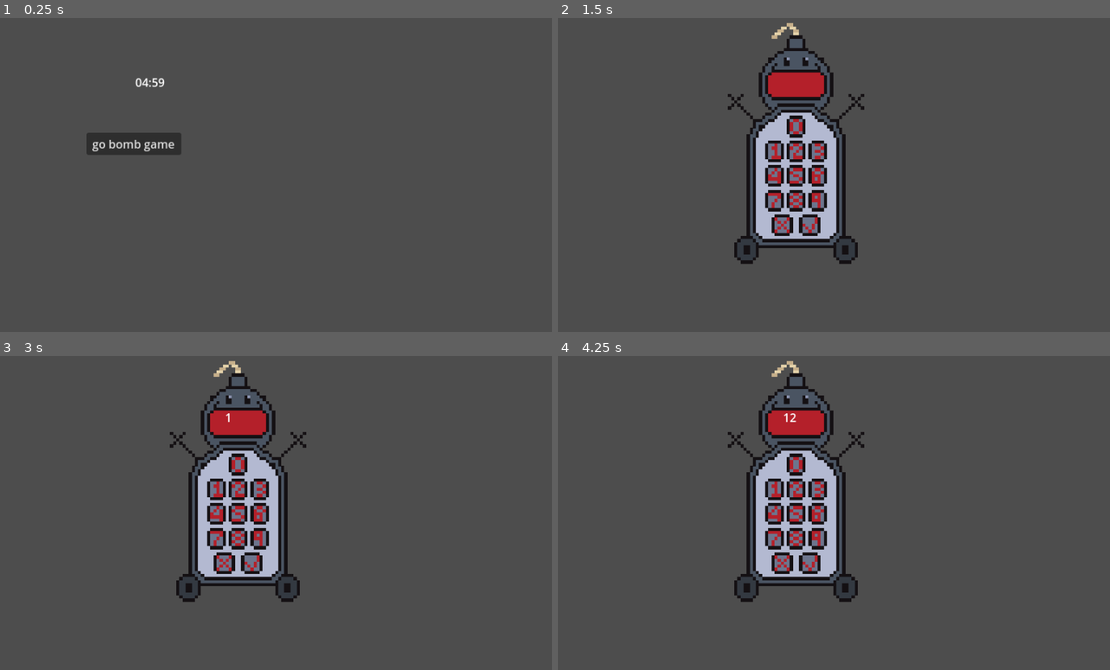
Above: before the commit, frames 1-4 (two rows, left to right).
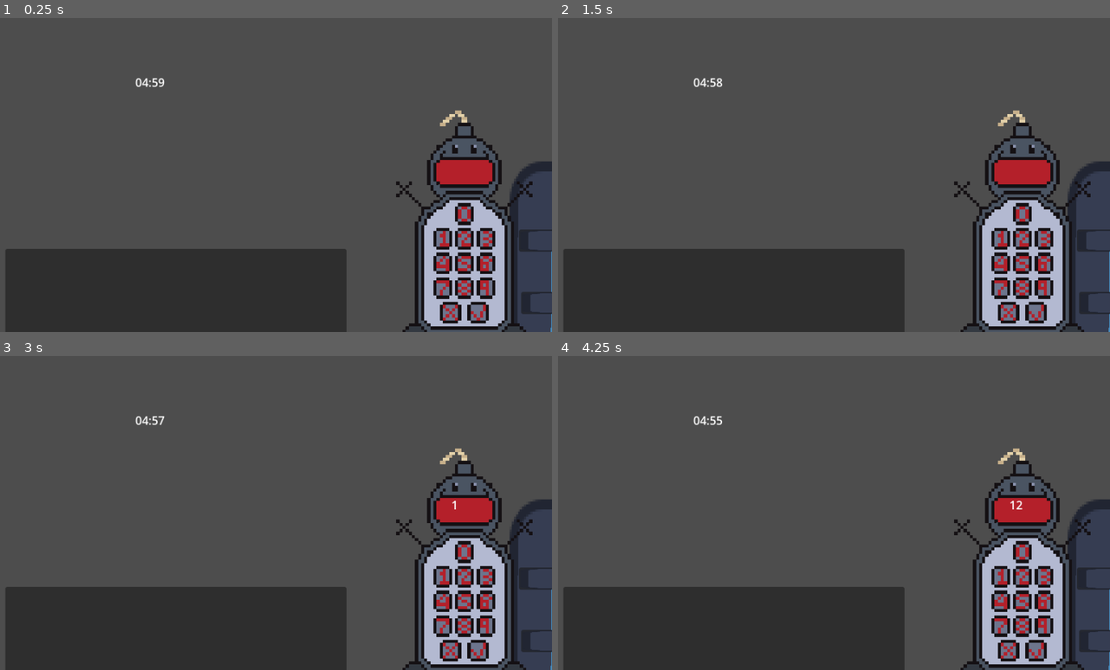
Above: after the commit, the same moments.

Repository: TheMillsheistyoftheEast/T-Minus
Game: Godot game, scene res://scenes/main.tscn
Two runs of this game, one before a commit and one after it. Both use one fixed random seed, a clock stepped at 60 frames per second and the inputs below. This scene is started directly instead of the project's main scene. The engine's default icon, where the game draws it, is replaced by a stand-in: a white triangle on a blue panel in a dark square.
Inputs (mouse positions are in pixels of both pictures, inside the frame that each line leads up to; where the layout moved, square brackets give the same spot in the first picture):
- Up to frame 1 (0.25 s): no input
- Up to frame 2 (1.5 s): click (690, 143) at 0.5 s, where only the run before the commit has a clickable "go bomb game"; click (1038, 313) [811, 225] at 1.25 s
- Up to frame 3 (3 s): click (480, 651) [253, 563] at 2 s; click (441, 575) [215, 487] at 2.75 s
- Up to frame 4 (4.25 s): click (1021, 575) [795, 487] at 3.5 s

The runs differ from the first frame. In frame 1, 27% of the frame differs, in the area x 1-100%, y 29-100%; in frame 2, 35%, in the area x 1-100%, y 1-100%; in frame 3, 35%; in frame 4, 35%.

Commit message:
realized that im an idiot and we can just put things in main

Diff:
--- a/scenes/main.tscn
+++ b/scenes/main.tscn
@@ -1,24 +1,13 @@
-[gd_scene load_steps=3 format=3 uid="uid://wryv2cnqwxbb"]
+[gd_scene load_steps=6 format=3 uid="uid://wryv2cnqwxbb"]
 
 [ext_resource type="Script" uid="uid://dq7hkeo5hb3qf" path="res://scripts/main.gd" id="1_o5qli"]
 [ext_resource type="PackedScene" uid="uid://b0sw0joldlaqm" path="res://scenes/timer.tscn" id="2_0wfyh"]
+[ext_resource type="PackedScene" uid="uid://cm4j538svw1ii" path="res://scenes/find_bomb_game.tscn" id="3_tbgi4"]
+[ext_resource type="PackedScene" uid="uid://bh38oconsd2op" path="res://scenes/cut_the_wires_game.tscn" id="4_tefeu"]
+[ext_resource type="PackedScene" uid="uid://djine4iupcy46" path="res://scenes/bomb_game.tscn" id="5_o6xl0"]
 
 [node name="Main" type="Node"]
 script = ExtResource("1_o5qli")
-
-[node name="Control" type="Control" parent="."]
-layout_mode = 3
-anchors_preset = 0
-offset_right = 40.0
-offset_bottom = 40.0
-
-[node name="bomb scene button" type="Button" parent="Control"]
-layout_mode = 0
-offset_left = 252.0
-offset_top = 222.0
-offset_right = 384.0
-offset_bottom = 253.0
-text = "go bomb game"
 
 [node name="Timer" parent="." instance=ExtResource("2_0wfyh")]
 
@@ -29,4 +18,11 @@
 offset_bottom = 163.0
 text = "MAIN SCENE"
 
-[connection signal="pressed" from="Control/bomb scene button" to="." method="_on_bomb_scene_pressed"]
+[node name="Find Bomb Game" parent="." instance=ExtResource("3_tbgi4")]
+position = Vector2(139, 384)
+
+[node name="CutTheWiresGame" parent="." instance=ExtResource("4_tefeu")]
+position = Vector2(550, 137)
+
+[node name="BombGame" parent="." instance=ExtResource("5_o6xl0")]
+position = Vector2(315, 122)
